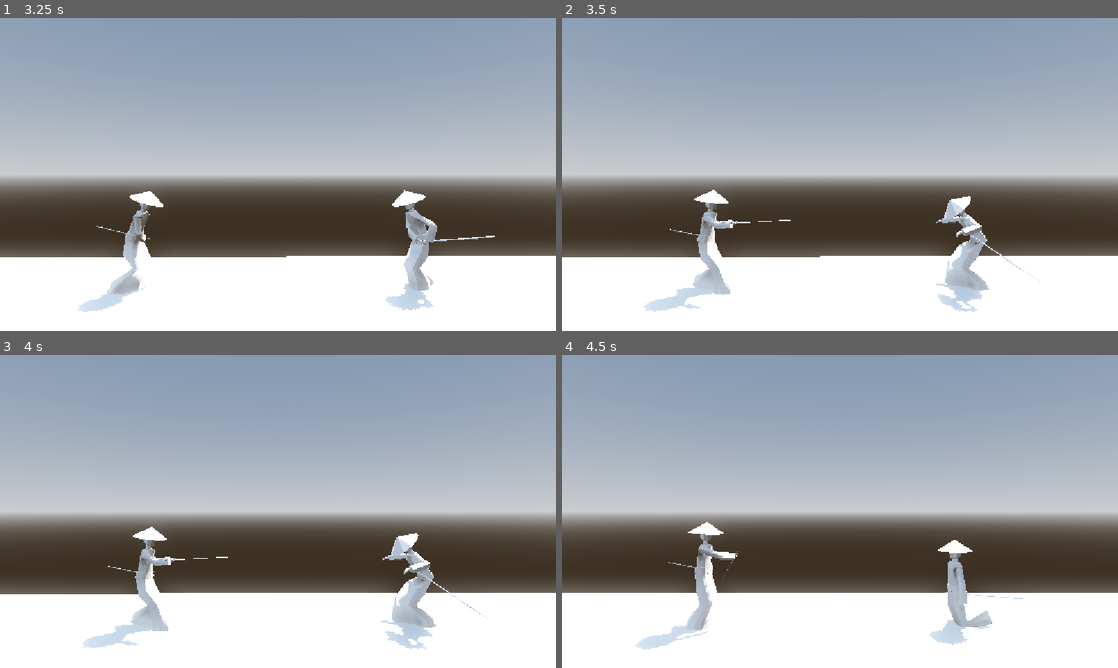
Above: before the commit, frames 1-4 (two rows, left to right).
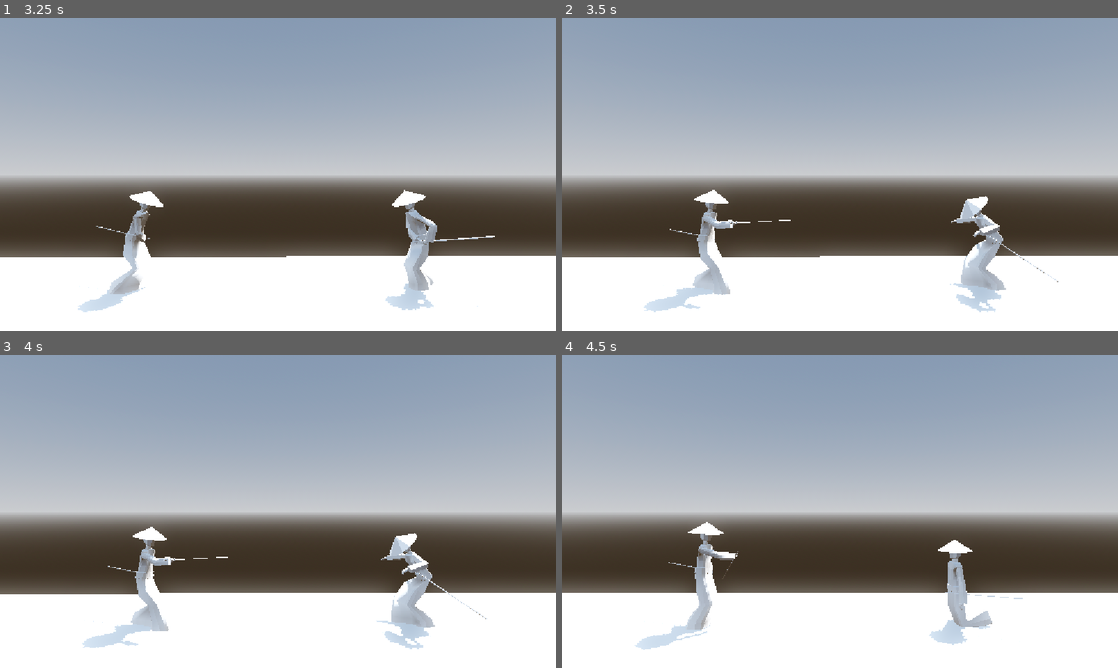
Above: after the commit, the same moments.

Repository: tylerastraub/MiniJam202
Game: Godot game, scene res://src/main.tscn
The game is run twice, just before and just after one commit, with the same random seed, the same clock (stepped at 60 frames per second) and the same inputs.
Inputs:
- Up to frame 1 (3.25 s): no input
- Up to frame 2 (3.5 s): no input
- Up to frame 3 (4 s): no input
- Up to frame 4 (4.5 s): no input

Frame 1 is identical in both runs. In frame 2, 2.5% of the frame differs, in the area x 67-90%, y 56-94%; in frame 3, 0.5%; in frame 4, nothing differs.

Commit message:
moving stuff around

Diff:
--- a/src/Duel/director.gd
+++ b/src/Duel/director.gd
@@ -44,7 +44,6 @@
         return
 
     if _player.action(_duel_timer):
-        print("player attack")
         var p_attack : Attack = _player.attack()
         for i in range(p_attack.num_of_hits):
             if i >= _enemy_list.size():
@@ -64,7 +63,6 @@
             continue
         enemies_alive = true
         if enemy.action(_duel_timer):
-            print("enemy attack")
             var e_attack : Attack = enemy.attack()
             if e_attack.criticals[0]:
                 _player.strike(true)
@@ -83,4 +81,3 @@
 func _on_camera_spawned() -> void:
     if _round_state == RoundState.CAMERA_SPAWN:
         _round_state = RoundState.DUEL
-        print("time to duel")
--- /dev/null
+++ b/src/game.tscn
@@ -0,0 +1,107 @@
+[gd_scene load_steps=13 format=3 uid="uid://cppt812y26w4h"]
+
+[ext_resource type="PackedScene" uid="uid://bjte3uss16tqe" path="res://src/player.tscn" id="1_wqvko"]
+[ext_resource type="Script" uid="uid://q6gs7ulvu8gr" path="res://src/Duel/director.gd" id="2_cdx1q"]
+[ext_resource type="Script" uid="uid://cqu6rpwkgcv8h" path="res://src/Effects/camera_pivot.gd" id="3_4bcji"]
+[ext_resource type="PackedScene" uid="uid://br16sg8547t7i" path="res://src/enemy.tscn" id="4_uktfx"]
+[ext_resource type="Script" uid="uid://blos8e0uuxvlj" path="res://src/Effects/ready_splash.gd" id="5_y2hwx"]
+[ext_resource type="Texture2D" uid="uid://deent048t5wau" path="res://res/sprites/ready.png" id="6_qiocs"]
+[ext_resource type="Texture2D" uid="uid://d235es3e48ih3" path="res://res/sprites/ready_loadbar.png" id="7_xdrfk"]
+
+[sub_resource type="ProceduralSkyMaterial" id="ProceduralSkyMaterial_g3j30"]
+sky_horizon_color = Color(0.66224277, 0.6717428, 0.6867428, 1)
+ground_horizon_color = Color(0.66224277, 0.6717428, 0.6867428, 1)
+
+[sub_resource type="Sky" id="Sky_5q4o7"]
+sky_material = SubResource("ProceduralSkyMaterial_g3j30")
+
+[sub_resource type="Environment" id="Environment_a7soy"]
+background_mode = 2
+sky = SubResource("Sky_5q4o7")
+tonemap_mode = 2
+glow_enabled = true
+
+[sub_resource type="StandardMaterial3D" id="StandardMaterial3D_ts572"]
+
+[sub_resource type="PlaneMesh" id="PlaneMesh_aikvj"]
+material = SubResource("StandardMaterial3D_ts572")
+size = Vector2(14, 4)
+
+[node name="game" type="Node3D"]
+
+[node name="WorldEnvironment" type="WorldEnvironment" parent="."]
+environment = SubResource("Environment_a7soy")
+
+[node name="DirectionalLight3D" type="DirectionalLight3D" parent="."]
+transform = Transform3D(-0.8660254, -0.43301278, 0.25, 0, 0.49999997, 0.86602545, -0.50000006, 0.75, -0.43301266, 0, 0, 0)
+shadow_enabled = true
+
+[node name="Level" type="Node3D" parent="."]
+
+[node name="floor" type="MeshInstance3D" parent="Level"]
+mesh = SubResource("PlaneMesh_aikvj")
+
+[node name="Player" parent="." instance=ExtResource("1_wqvko")]
+transform = Transform3D(-4.371139e-08, 0, -1, 0, 1, 0, 1, 0, -4.371139e-08, -2.5, 0, 0)
+
+[node name="Director" type="Node3D" parent="." node_paths=PackedStringArray("_camera_pivot", "_player", "_enemy", "_ready_splash")]
+script = ExtResource("2_cdx1q")
+_camera_pivot = NodePath("../CameraPivot")
+_player = NodePath("../Player")
+_enemy = NodePath("../Enemy")
+_ready_splash = NodePath("../CanvasLayer/ReadySplash")
+
+[node name="CameraPivot" type="Node3D" parent="."]
+transform = Transform3D(1, 0, 0, 0, 1, 0, 0, 0, 1, 0, 0.45822525, 0)
+script = ExtResource("3_4bcji")
+
+[node name="Camera3D" type="Camera3D" parent="CameraPivot"]
+transform = Transform3D(1, 0, 0, 0, 1, 0, 0, 0, 1, 0, 2, 5.5)
+fov = 54.0
+
+[node name="Enemy" parent="." instance=ExtResource("4_uktfx")]
+transform = Transform3D(-4.371139e-08, 0, 1, 0, 1, 0, -1, 0, -4.371139e-08, 2.5, 0, 0)
+
+[node name="CanvasLayer" type="CanvasLayer" parent="."]
+
+[node name="ReadySplash" type="Control" parent="CanvasLayer"]
+layout_mode = 3
+anchors_preset = 0
+offset_right = 40.0
+offset_bottom = 40.0
+size_flags_horizontal = 3
+size_flags_vertical = 3
+mouse_filter = 2
+script = ExtResource("5_y2hwx")
+
+[node name="ReadySprite" type="TextureRect" parent="CanvasLayer/ReadySplash"]
+texture_filter = 1
+layout_mode = 1
+anchors_preset = 8
+anchor_left = 0.5
+anchor_top = 0.5
+anchor_right = 0.5
+anchor_bottom = 0.5
+offset_left = 368.0
+offset_top = 238.0
+offset_right = 744.0
+offset_bottom = 370.0
+grow_horizontal = 2
+grow_vertical = 2
+mouse_filter = 2
+texture = ExtResource("6_qiocs")
+
+[node name="Mask" type="Polygon2D" parent="CanvasLayer/ReadySplash"]
+clip_children = 1
+polygon = PackedVector2Array(397, 374, 671, 374, 671, 376, 670, 376, 670, 378, 669, 378, 669, 380, 668, 380, 668, 382, 667, 382, 667, 383, 393, 383, 393, 382, 394, 382, 394, 380, 395, 380, 395, 378, 396, 378, 396, 376, 397, 376)
+
+[node name="ReadyLoadBar" type="TextureRect" parent="CanvasLayer/ReadySplash/Mask"]
+texture_filter = 1
+offset_left = 393.0
+offset_top = 374.0
+offset_right = 671.0
+offset_bottom = 383.0
+mouse_filter = 2
+texture = ExtResource("7_xdrfk")
+expand_mode = 1
+stretch_mode = 1
--- a/src/main.gd
+++ b/src/main.gd
@@ -1,5 +1,10 @@
 extends Node3D
+
+var _game_scene : PackedScene = preload("res://src/game.tscn")
 
 func _input(_event: InputEvent) -> void:
     if Input.is_action_just_released("pause"):
         get_tree().quit()
+
+func _ready() -> void:
+    add_child(_game_scene.instantiate())
--- a/src/main.tscn
+++ b/src/main.tscn
@@ -1,109 +1,6 @@
-[gd_scene load_steps=14 format=3 uid="uid://ifgcjowjik7e"]
+[gd_scene load_steps=2 format=3 uid="uid://ifgcjowjik7e"]
 
 [ext_resource type="Script" uid="uid://dghhii7gqkwlu" path="res://src/main.gd" id="1_3cfgd"]
-[ext_resource type="PackedScene" uid="uid://bjte3uss16tqe" path="res://src/player.tscn" id="1_gh0ne"]
-[ext_resource type="PackedScene" uid="uid://br16sg8547t7i" path="res://src/enemy.tscn" id="2_5q4o7"]
-[ext_resource type="Script" uid="uid://q6gs7ulvu8gr" path="res://src/Duel/director.gd" id="3_5q4o7"]
-[ext_resource type="Script" uid="uid://cqu6rpwkgcv8h" path="res://src/camera_pivot.gd" id="5_fyndt"]
-[ext_resource type="Script" uid="uid://blos8e0uuxvlj" path="res://src/ready_splash.gd" id="6_5mrjc"]
-[ext_resource type="Texture2D" uid="uid://deent048t5wau" path="res://res/sprites/ready.png" id="6_kmhfv"]
-[ext_resource type="Texture2D" uid="uid://d235es3e48ih3" path="res://res/sprites/ready_loadbar.png" id="7_rlaii"]
-
-[sub_resource type="ProceduralSkyMaterial" id="ProceduralSkyMaterial_gh0ne"]
-sky_horizon_color = Color(0.66224277, 0.6717428, 0.6867428, 1)
-ground_horizon_color = Color(0.66224277, 0.6717428, 0.6867428, 1)
-
-[sub_resource type="Sky" id="Sky_5q4o7"]
-sky_material = SubResource("ProceduralSkyMaterial_gh0ne")
-
-[sub_resource type="Environment" id="Environment_3cfgd"]
-background_mode = 2
-sky = SubResource("Sky_5q4o7")
-tonemap_mode = 2
-glow_enabled = true
-
-[sub_resource type="StandardMaterial3D" id="StandardMaterial3D_ts572"]
-
-[sub_resource type="PlaneMesh" id="PlaneMesh_ts572"]
-material = SubResource("StandardMaterial3D_ts572")
-size = Vector2(14, 4)
 
 [node name="main" type="Node3D"]
 script = ExtResource("1_3cfgd")
-
-[node name="WorldEnvironment" type="WorldEnvironment" parent="."]
-environment = SubResource("Environment_3cfgd")
-
-[node name="DirectionalLight3D" type="DirectionalLight3D" parent="."]
-transform = Transform3D(-0.8660254, -0.43301278, 0.25, 0, 0.49999997, 0.86602545, -0.50000006, 0.75, -0.43301266, 0, 0, 0)
-shadow_enabled = true
-
-[node name="Level" type="Node3D" parent="."]
-
-[node name="floor" type="MeshInstance3D" parent="Level"]
-mesh = SubResource("PlaneMesh_ts572")
-
-[node name="Player" parent="." instance=ExtResource("1_gh0ne")]
-transform = Transform3D(-4.371139e-08, 0, -1, 0, 1, 0, 1, 0, -4.371139e-08, -2.5, 0, 0)
-
-[node name="Director" type="Node3D" parent="." node_paths=PackedStringArray("_camera_pivot", "_player", "_enemy", "_ready_splash")]
-script = ExtResource("3_5q4o7")
-_camera_pivot = NodePath("../CameraPivot")
-_player = NodePath("../Player")
-_enemy = NodePath("../Enemy")
-_ready_splash = NodePath("../CanvasLayer/ReadySplash")
-
-[node name="CameraPivot" type="Node3D" parent="."]
-transform = Transform3D(1, 0, 0, 0, 1, 0, 0, 0, 1, 0, 0.45822525, 0)
-script = ExtResource("5_fyndt")
-
-[node name="Camera3D" type="Camera3D" parent="CameraPivot"]
-transform = Transform3D(1, 0, 0, 0, 1, 0, 0, 0, 1, 0, 2, 5.5)
-fov = 54.0
-
-[node name="Enemy" parent="." instance=ExtResource("2_5q4o7")]
-transform = Transform3D(-4.371139e-08, 0, 1, 0, 1, 0, -1, 0, -4.371139e-08, 2.5, 0, 0)
-
-[node name="CanvasLayer" type="CanvasLayer" parent="."]
-
-[node name="ReadySplash" type="Control" parent="CanvasLayer"]
-layout_mode = 3
-anchors_preset = 0
-offset_right = 40.0
-offset_bottom = 40.0
-size_flags_horizontal = 3
-size_flags_vertical = 3
-mouse_filter = 2
-script = ExtResource("6_5mrjc")
-
-[node name="ReadySprite" type="TextureRect" parent="CanvasLayer/ReadySplash"]
-texture_filter = 1
-layout_mode = 1
-anchors_preset = 8
-anchor_left = 0.5
-anchor_top = 0.5
-anchor_right = 0.5
-anchor_bottom = 0.5
-offset_left = 368.0
-offset_top = 238.0
-offset_right = 744.0
-offset_bottom = 370.0
-grow_horizontal = 2
-grow_vertical = 2
-mouse_filter = 2
-texture = ExtResource("6_kmhfv")
-
-[node name="Mask" type="Polygon2D" parent="CanvasLayer/ReadySplash"]
-clip_children = 1
-polygon = PackedVector2Array(397, 374, 671, 374, 671, 376, 670, 376, 670, 378, 669, 378, 669, 380, 668, 380, 668, 382, 667, 382, 667, 383, 393, 383, 393, 382, 394, 382, 394, 380, 395, 380, 395, 378, 396, 378, 396, 376, 397, 376)
-
-[node name="ReadyLoadBar" type="TextureRect" parent="CanvasLayer/ReadySplash/Mask"]
-texture_filter = 1
-offset_left = 393.0
-offset_top = 374.0
-offset_right = 671.0
-offset_bottom = 383.0
-mouse_filter = 2
-texture = ExtResource("7_rlaii")
-expand_mode = 1
-stretch_mode = 1
--- /dev/null
+++ b/src/upgrade_store.tscn
@@ -0,0 +1,3 @@
+[gd_scene format=3 uid="uid://c14q3gfvigjtf"]
+
+[node name="UpgradeStore" type="Node3D"]
Renamed: src/camera_pivot.gd -> src/Effects/camera_pivot.gd
Renamed: src/ready_splash.gd -> src/Effects/ready_splash.gd
